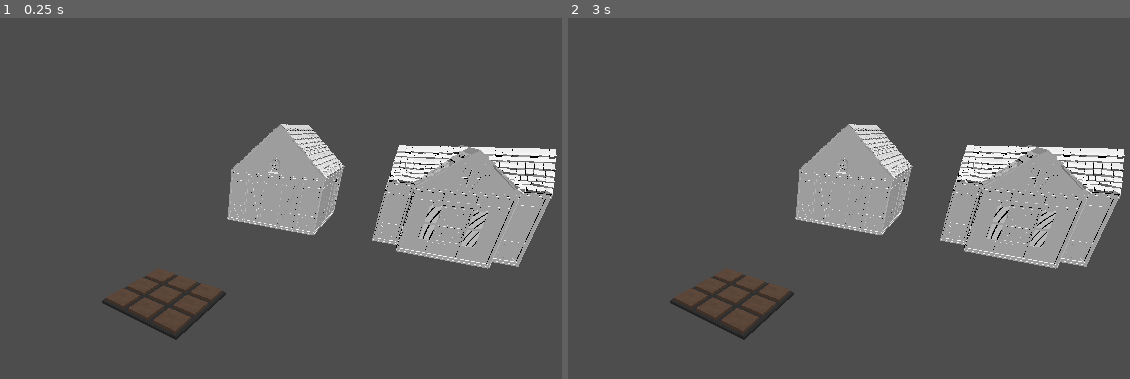
Above: before the commit, frames 1-2 (left to right).
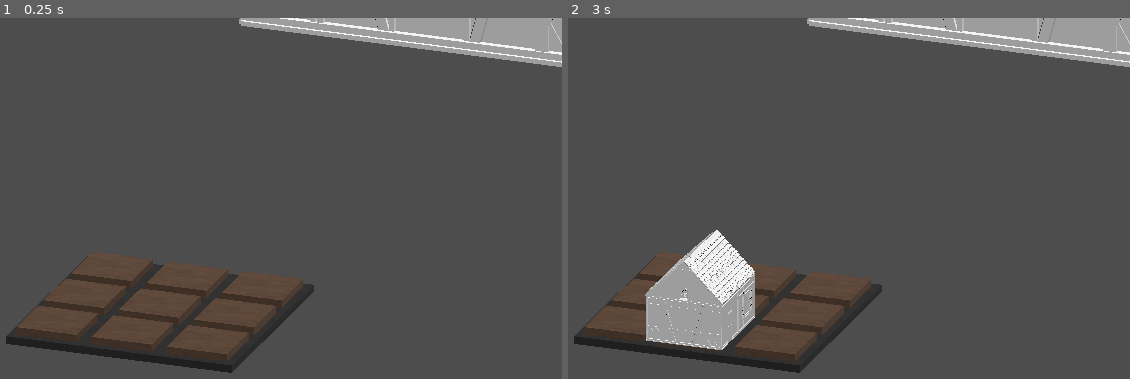
Above: after the commit, the same moments.

Repository: YackeP/godot-modular-steamcar-game
Game: Godot game, scene res://Levels/grid_placement_level.tscn
Two runs of this game, one before a commit and one after it. Both use one fixed random seed, a clock stepped at 60 frames per second and the inputs below.
Inputs (mouse positions are in pixels of both pictures, inside the frame that each line leads up to):
- Up to frame 1 (0.25 s): no input
- Up to frame 2 (3 s): tap Enter at 0.5, 2 s; move the mouse to (905, 220) at 0.52 s; click (905, 220) at 0.67 s; tap Space at 1.25, 2.75 s; move the mouse to (568, 263) at 1.27 s; click (568, 263) at 1.42 s; move the mouse to (809, 144) at 2.02 s; click (809, 144) at 2.17 s; move the mouse to (691, 332) at 2.77 s; click (691, 332) at 2.92 s

The runs differ from the first frame. In frame 1, 23% of the frame differs, in the area x 1-100%, y 0-99%; in frame 2, 26%.

Commit message:
Instantiate a scene on a coordinate grid

Diff:
--- a/Levels/grid_placement_level.tscn
+++ b/Levels/grid_placement_level.tscn
@@ -22,8 +22,10 @@
 transform = Transform3D(-0.384743, 0.851667, -0.35586, -0.492764, 0.136481, 0.859393, 0.780485, 0.506, 0.367161, -2.74391, 1.63777, 6.85233)
 
 [node name="Camera3D" type="Camera3D" parent="."]
-transform = Transform3D(0.612564, 0.283202, -0.737944, -0.00102342, 0.933893, 0.357552, 0.79042, -0.218268, 0.572359, -6.85092, 5.28499, 5.1877)
+transform = Transform3D(0.342154, 0.336298, -0.877402, -0.00102341, 0.933893, 0.357552, 0.939643, -0.12144, 0.319879, -10.3951, 5.20082, 3.82666)
+projection = 1
 current = true
+size = 5.61
 
 [node name="GridMap" type="GridMap" parent="."]
 
--- a/Scripts/GridPlacementController.gd
+++ b/Scripts/GridPlacementController.gd
@@ -2,8 +2,8 @@
 
 class_name GridPlacementController
 
-var house_1 = load("res://Scenes/House1.tscn") # TODO: figure out the typing for this
-var house_2 = load("res://Scenes/House2.tscn") # TODO: figure out the typing for this
+var house_1: PackedScene = preload("res://Scenes/House1.tscn") # TODO: figure out the typing for this
+var house_2: PackedScene = preload("res://Scenes/House2.tscn") # TODO: figure out the typing for this
 
 const ray_length = 1000
 
@@ -18,5 +18,11 @@
 		var to = from + camera.project_ray_normal(event.position) * ray_length
 		var space_state = get_world_3d().direct_space_state
 		# use global coordinates, not local to node
-		var result = space_state.intersect_ray(PhysicsRayQueryParameters3D.create(from, to))
-		print(result)
+		var result: Dictionary = space_state.intersect_ray(PhysicsRayQueryParameters3D.create(from, to))
+
+		if !result.is_empty():
+			var result_pos = result['position']
+			var house_1_inst: Node3D = house_1.instantiate()
+			add_child(house_1_inst)
+			house_1_inst.position = Vector3(round(result_pos.x), result_pos.y, round(result_pos.z))
+			print(result)
